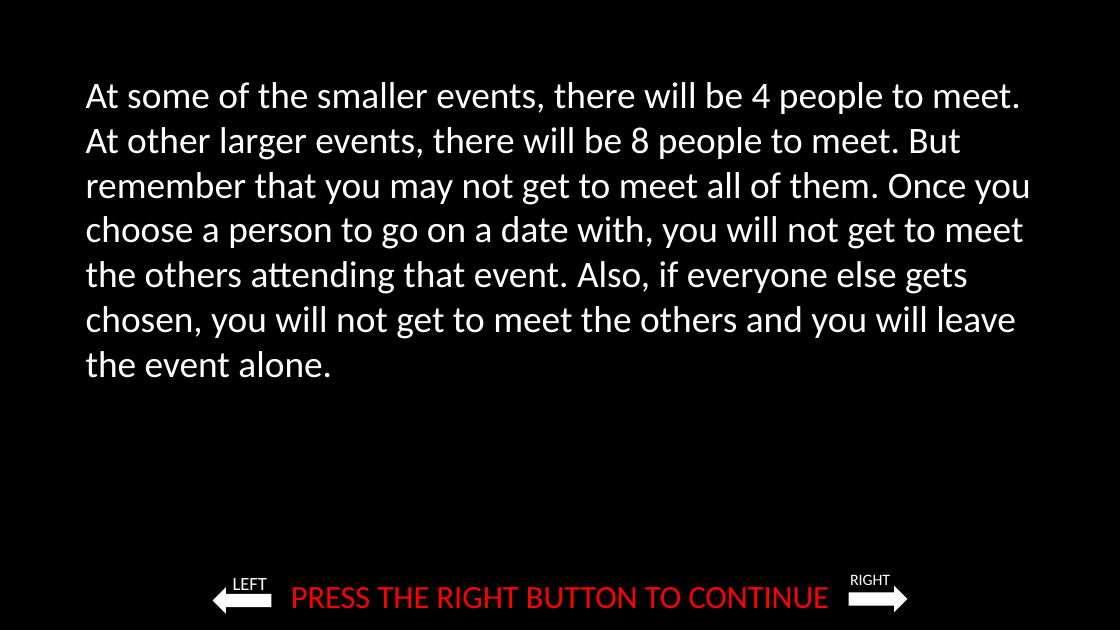
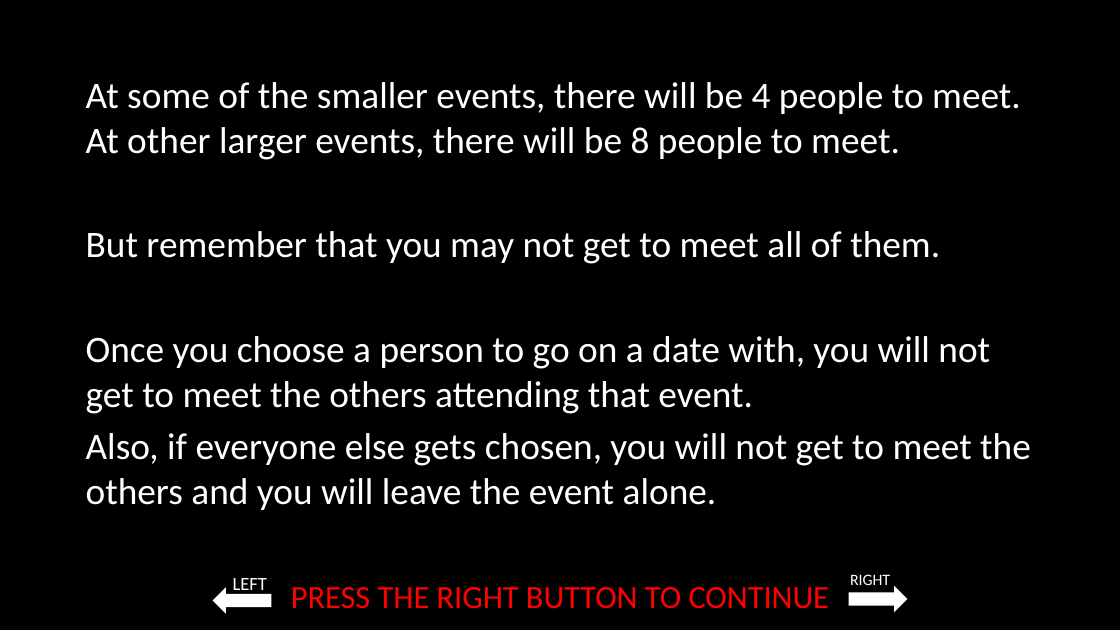
Before and after one commit to laureate-institute-for-brain-research/StimToolOnline, a slide deck: slide 4 of public/js/tasks/blind_dating/media/Blind_dating_game_instructions.pptx. Drawn at 1120x630 pixels with LibreOffice and Linux fonts; fonts in the diff are those of the drawing. Boxes give left, top, right and bottom in pixels: in the first picture for what was removed or moved away, otherwise in the second. Text is boxed around its words. In the diff, an @@ line names an element or a change of style, - is before the commit and + after.

```diff
--- a/public/js/tasks/blind_dating/media/Blind_dating_game_instructions.pptx
+++ b/public/js/tasks/blind_dating/media/Blind_dating_game_instructions.pptx
@@ text at bbox=[86, 82, 1031, 510]: text changed @@
-At some of the smaller events, there will be 4 people to meet. At other larger events, there will be 8 people to meet. But remember that you may not get to meet all of them. Once you choose a person to go on a date with, you will not get to meet the others attending that event. Also, if everyone else gets chosen, you will not get to meet the others and you will leave the event alone.
+At some of the smaller events, there will be 4 people to meet. At other larger events, there will be 8 people to meet.
+But remember that you may not get to meet all of them.
+Once you choose a person to go on a date with, you will not get to meet the others attending that event.
+Also, if everyone else gets chosen, you will not get to meet the others and you will leave the event alone.
```
Also in this commit, not shown: 15 other slides changed, 4 slides added, 29 other files.
